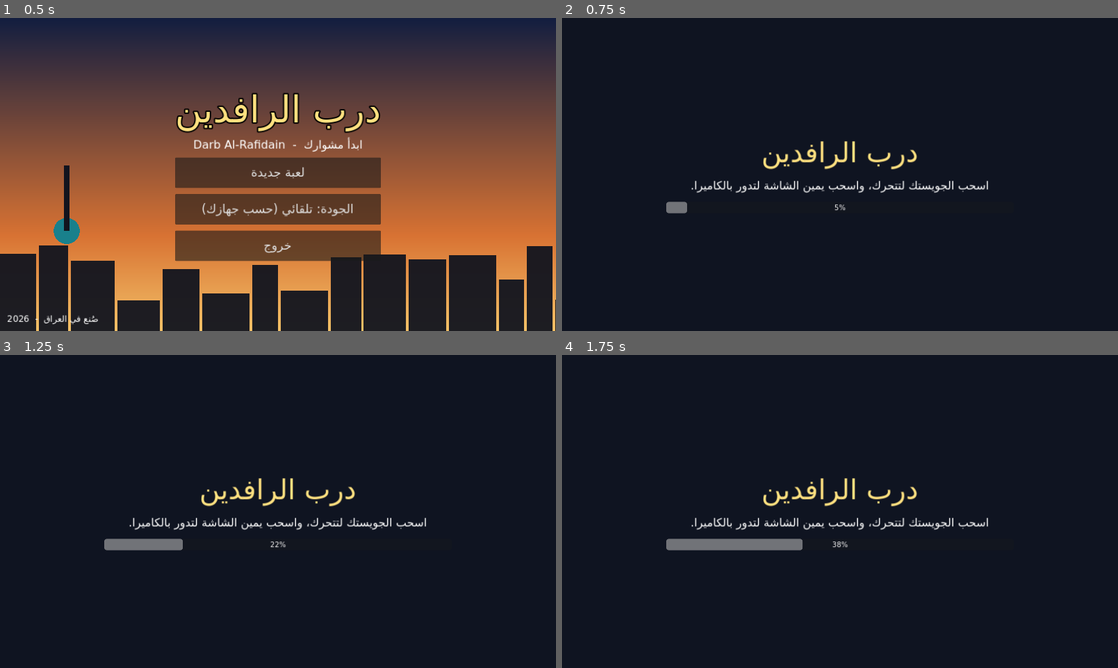
Above: before the commit, frames 1-4 (two rows, left to right).
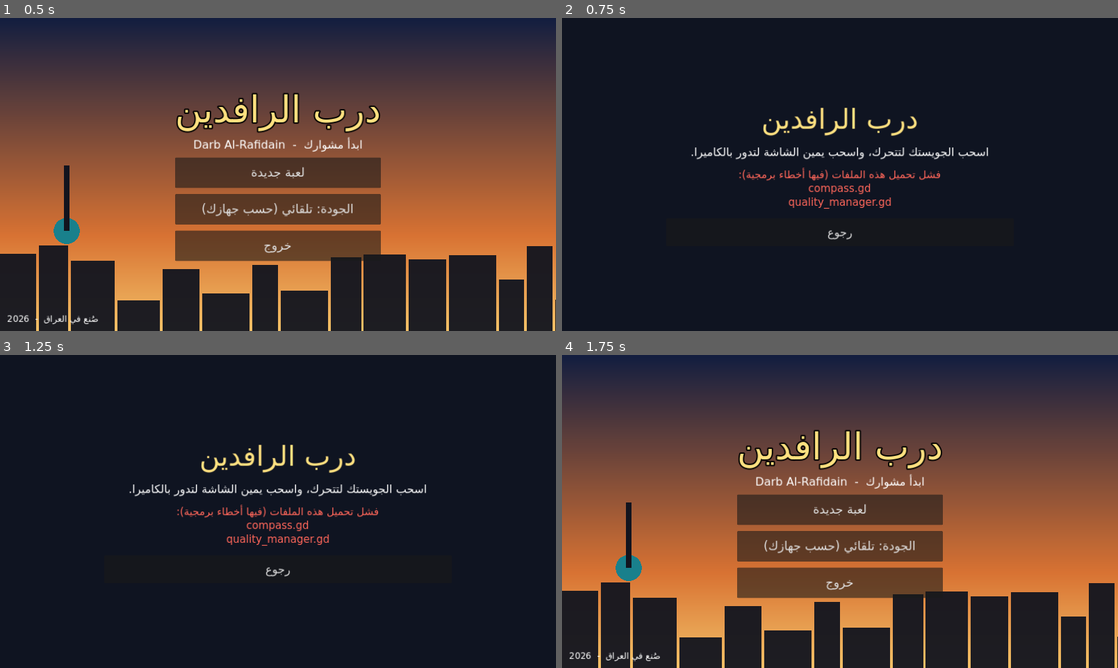
Above: after the commit, the same moments.

Repository: belal20202/darb
Game: Godot game, scene res://scenes/main_menu.tscn
The game is run twice, just before and just after one commit, with the same random seed, the same clock (stepped at 60 frames per second) and the same inputs.
Inputs (mouse positions are in pixels of both pictures, inside the frame that each line leads up to):
- Up to frame 1 (0.5 s): no input
- Up to frame 2 (0.75 s): click "لعبة جديدة" at 0.5 s
- Up to frame 3 (1.25 s): no input
- Up to frame 4 (1.75 s): click (840, 567) at 1.25 s, where only the run after the commit has a clickable "رجوع"

Frame 1 is identical in both runs. In frame 2, 3.2% of the frame differs, in the area x 18-77%, y 28-71%; in frame 3, 3.6%; in frame 4, 81%, in the area x 0-100%, y 0-100%.

Commit message:
Update loading.gd

Diff:
--- a/scripts/loading.gd
+++ b/scripts/loading.gd
@@ -5,10 +5,10 @@
 	"اضغط الزر الأخضر للدخول إلى المحلات وشراء الأسلحة والملابس والسيارات.",
 	"ما تگدر تسرق السيارات: اشتغل، اجمع فلوس، واشتري سيارتك أو دراجتك.",
 	"من الهاتف تگدر تطلب تكسي من الشارع أو تبدأ شغل التكسي بسيارتك.",
-	"اتبع العلامات الخضراء على الخريطة لتنجز المهام وتاخذ الأجرة.",
+	"اتبع السهم الأخضر لتنجز المهام وتاخذ الأجرة.",
 ]
 const SCRIPTS := ["nav", "human_model", "character", "sfx", "vehicle", "pedestrian", "player", "city_builder",
-	"traffic_lights", "weather", "missions", "taxi_service", "joystick", "minimap", "hud", "world"]
+	"traffic_lights", "weather", "missions", "taxi_service", "joystick", "compass", "quality_manager", "hud", "world"]
 
 var bar: ProgressBar
 var box: VBoxContainer
